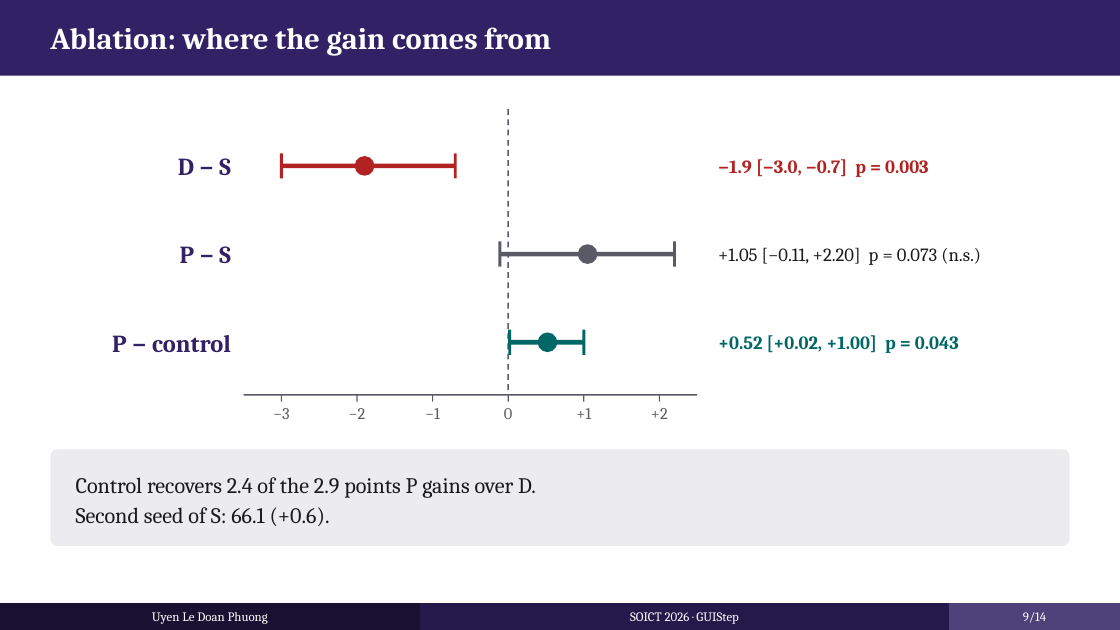
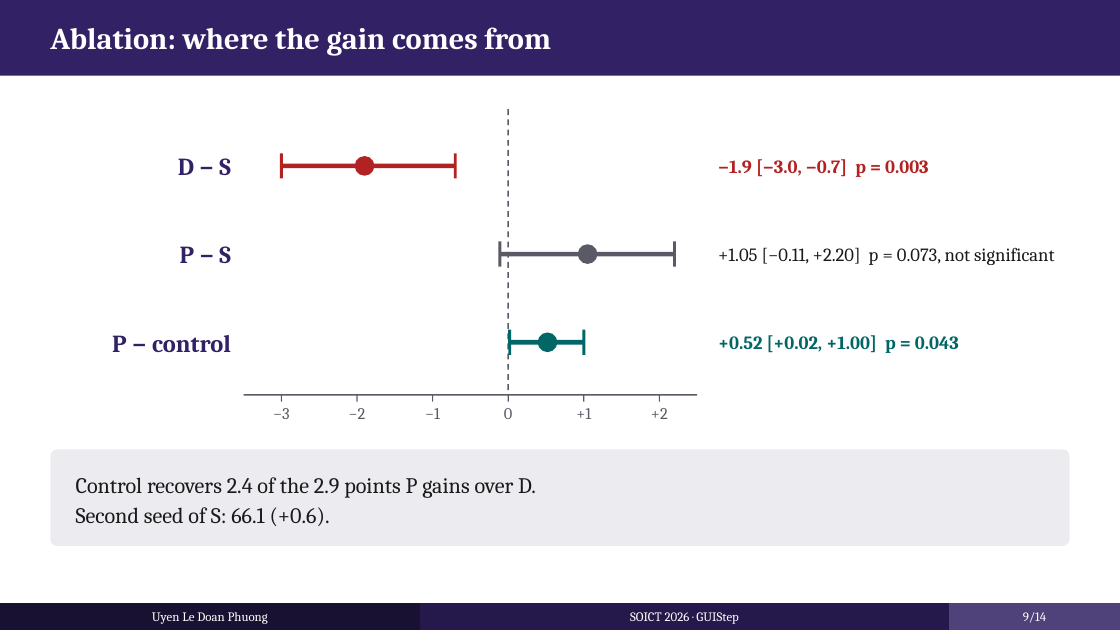
Before and after one commit to UyenLe0712/thesis, a slide deck: slide 9 of slides/SOICT2026_SLIDE.pptx. Drawn at 1120x630 pixels with LibreOffice and Linux fonts; fonts in the diff are those of the drawing. Boxes give left, top, right and bottom in pixels: in the first picture for what was removed or moved away, otherwise in the second. Text is boxed around its words. In the diff, an @@ line names an element or a change of style, - is before the commit and + after.

```diff
--- a/slides/SOICT2026_SLIDE.pptx
+++ b/slides/SOICT2026_SLIDE.pptx
@@ text at bbox=[718, 247, 1055, 265]: text changed @@
-+1.05 [−0.11, +2.20] p = 0.073 (n.s.)
++1.05 [−0.11, +2.20] p = 0.073, not significant
```
Also in this commit, not shown: 1 other slide changed, 54 other files.
